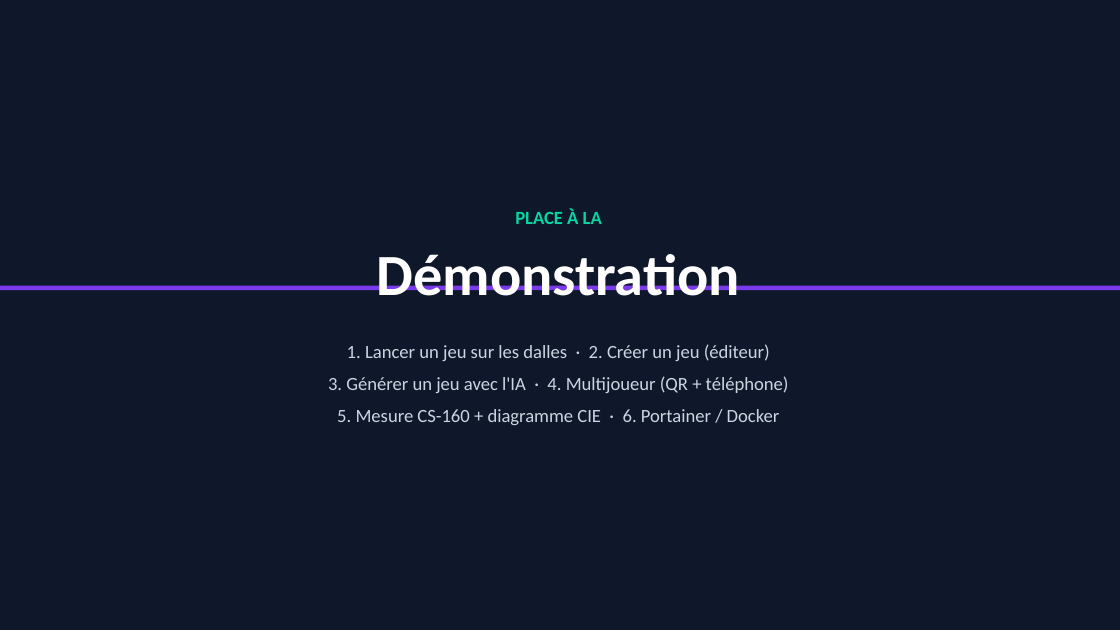
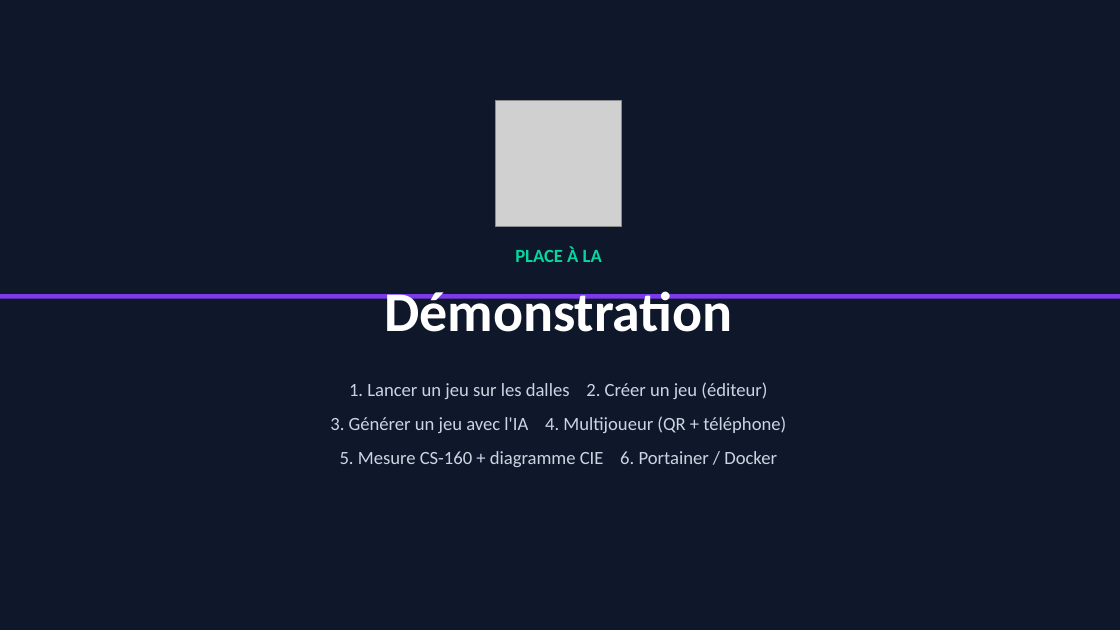
Before and after one commit to NewGenesisAgency/color_room, a slide deck: slide 20 of ColorRoom_Presentation_BTS_CIEL.pptx (slide 18 before the commit). Drawn at 1120x630 pixels with LibreOffice and Linux fonts; fonts in the diff are those of the drawing; grey boxes stand for pictures. Boxes give left, top, right and bottom in pixels: in the first picture for what was removed or moved away, otherwise in the second. Text is boxed around its words. In the diff, an @@ line names an element or a change of style, - is before the commit and + after.

```diff
--- a/ColorRoom_Presentation_BTS_CIEL.pptx
+++ b/ColorRoom_Presentation_BTS_CIEL.pptx
@@ picture added at (x1=496, y1=101, x2=622, y2=227) @@
@@ text "PLACE À LA" moved from (x1=377, y1=209, x2=740, y2=296) to (x1=384, y1=246, x2=733, y2=332) @@
@@ rectangle moved from (x1=0, y1=286, x2=1120, y2=291) to (x1=0, y1=294, x2=1120, y2=299) @@
@@ text at (x1=384, y1=291, x2=733, y2=332): size 50 to 48 pt in "Démonstration" @@
@@ text at (x1=330, y1=382, x2=786, y2=467): text changed @@
-1. Lancer un jeu sur les dalles · 2. Créer un jeu (éditeur)
-3. Générer un jeu avec l'IA · 4. Multijoueur (QR + téléphone)
-5. Mesure CS-160 + diagramme CIE · 6. Portainer / Docker
+1. Lancer un jeu sur les dalles 2. Créer un jeu (éditeur)
+3. Générer un jeu avec l'IA 4. Multijoueur (QR + téléphone)
+5. Mesure CS-160 + diagramme CIE 6. Portainer / Docker
```
Also in this commit, not shown: 18 other slides changed, 2 slides added, 24 other files.
